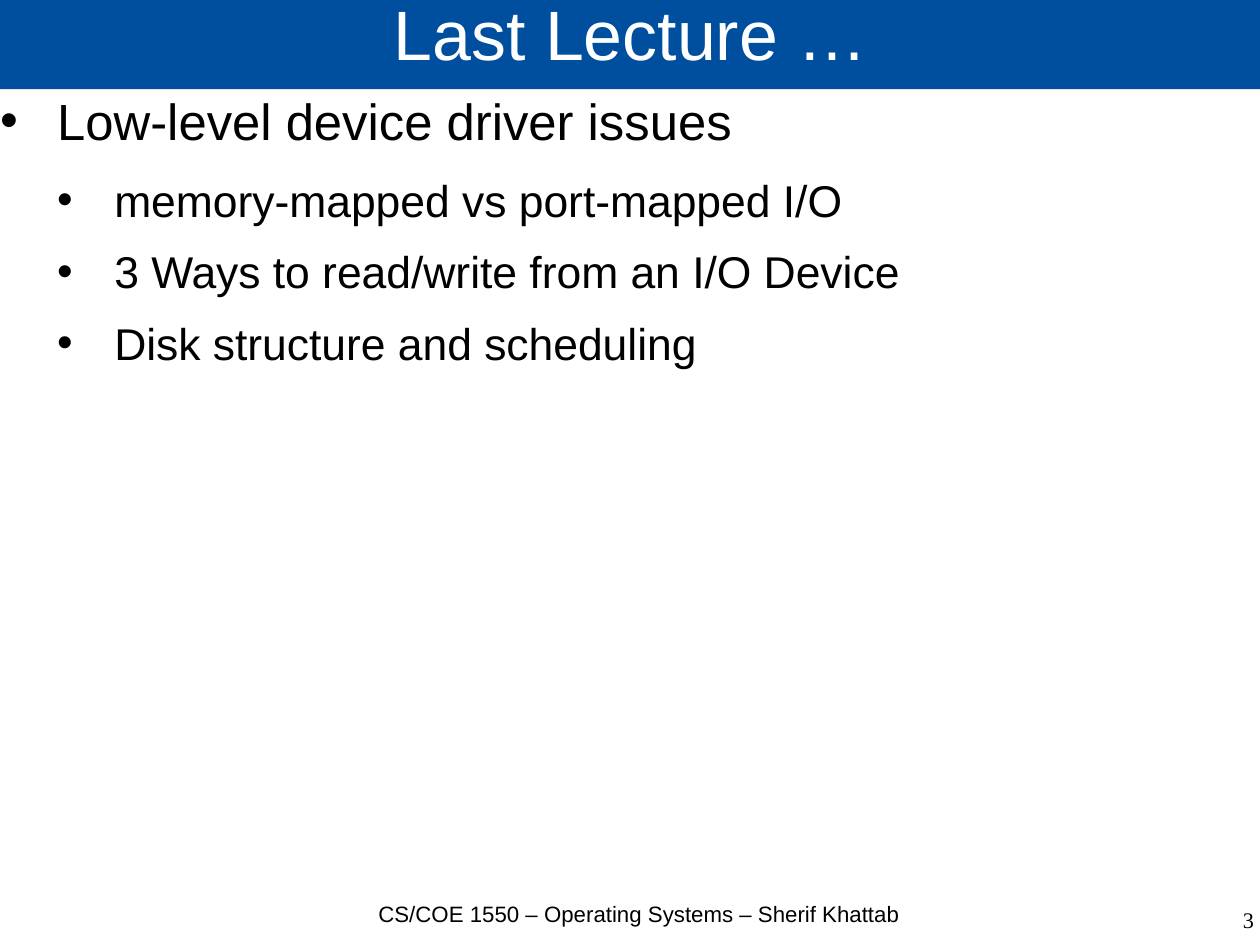
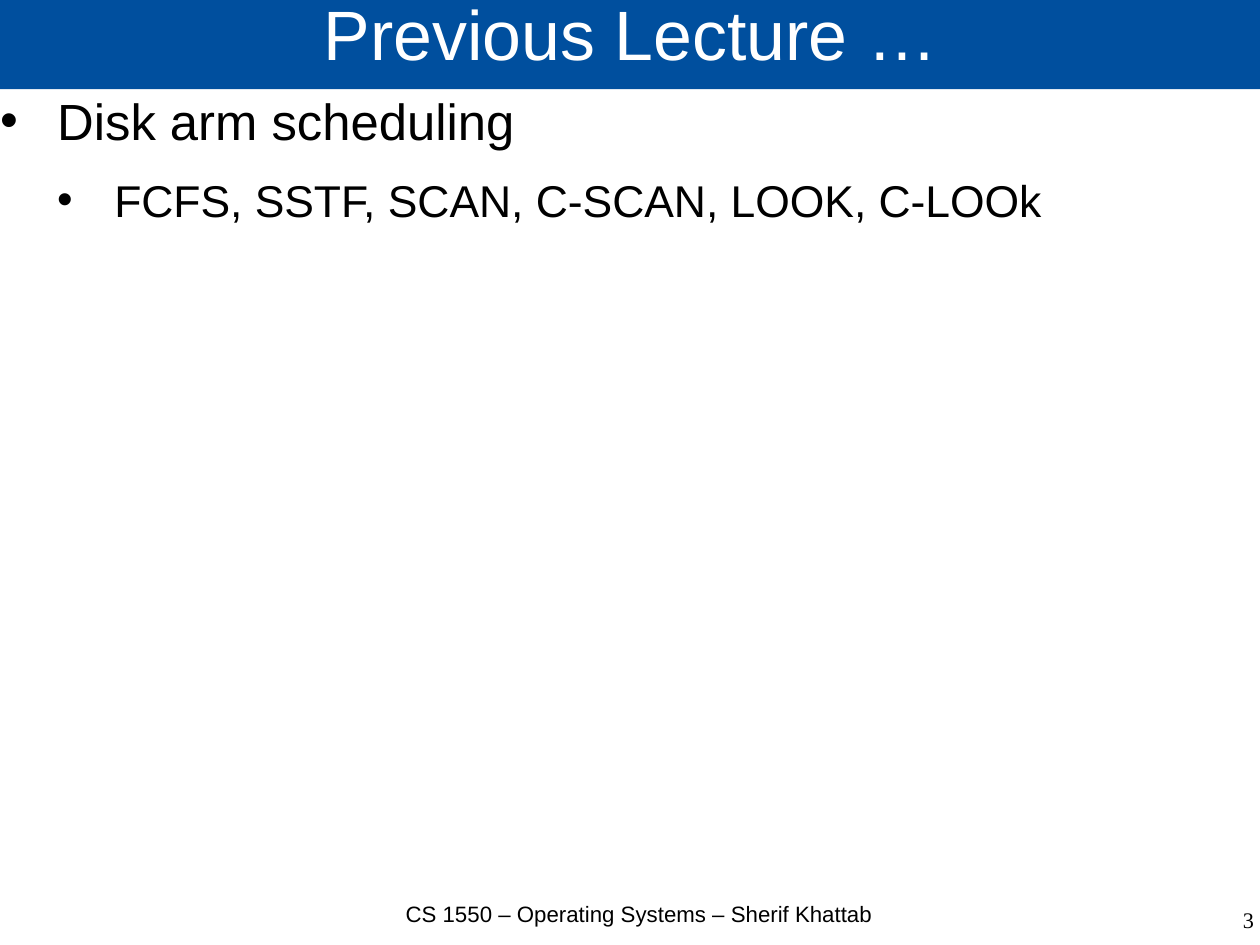
Before and after one commit to cs1550-2224/cs1550-code-handouts, a slide deck: slide 3 of DraftSlides/Lecture25.pptx. Drawn at 1260x945 pixels with LibreOffice and Linux fonts; fonts in the diff are those of the drawing. Boxes give left, top, right and bottom in pixels: in the first picture for what was removed or moved away, otherwise in the second. Text is boxed around its words. In the diff, an @@ line names an element or a change of style, - is before the commit and + after.

```diff
--- a/DraftSlides/Lecture25.pptx
+++ b/DraftSlides/Lecture25.pptx
@@ title at [324,9,848,61]: text changed @@
-Last Lecture …
+Previous Lecture …
@@ text at [57,103,1042,223]: text changed @@
-• Low-level device driver issues
-  • memory-mapped vs port-mapped I/O
-  • 3 Ways to read/write from an I/O Device
-  • Disk structure and scheduling
+• Disk arm scheduling
+  • FCFS, SSTF, SCAN, C-SCAN, LOOK, C-LOOk
@@ text at [406,906,872,927]: text changed @@
-CS/COE 1550 – Operating Systems – Sherif Khattab
+CS 1550 – Operating Systems – Sherif Khattab
```
Also in this commit, not shown: 2 other slides changed, 22 slides added, 3 other files.
